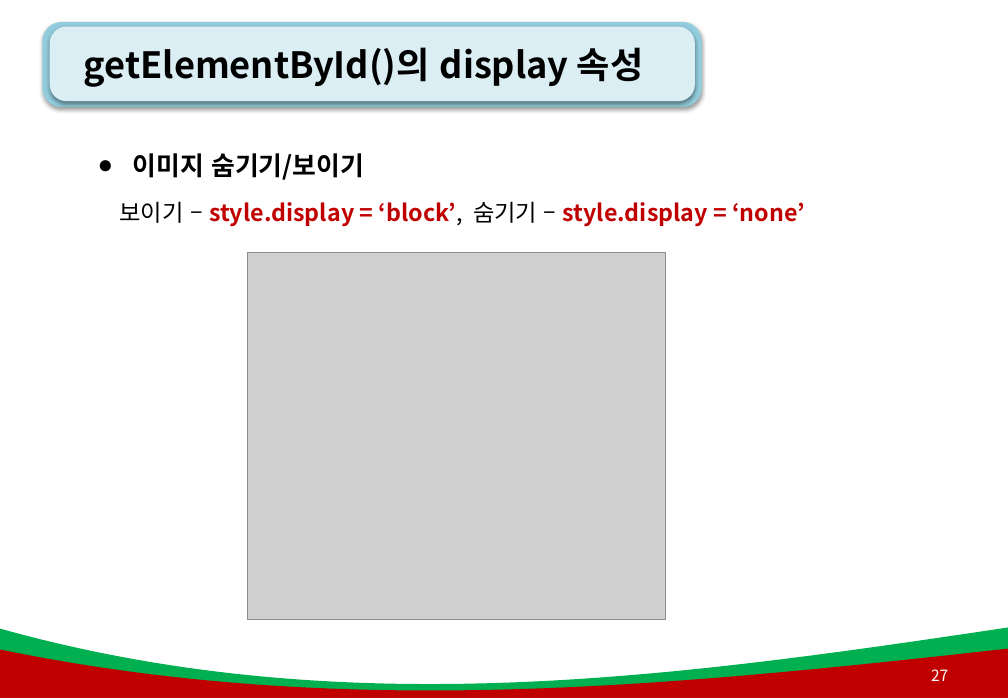
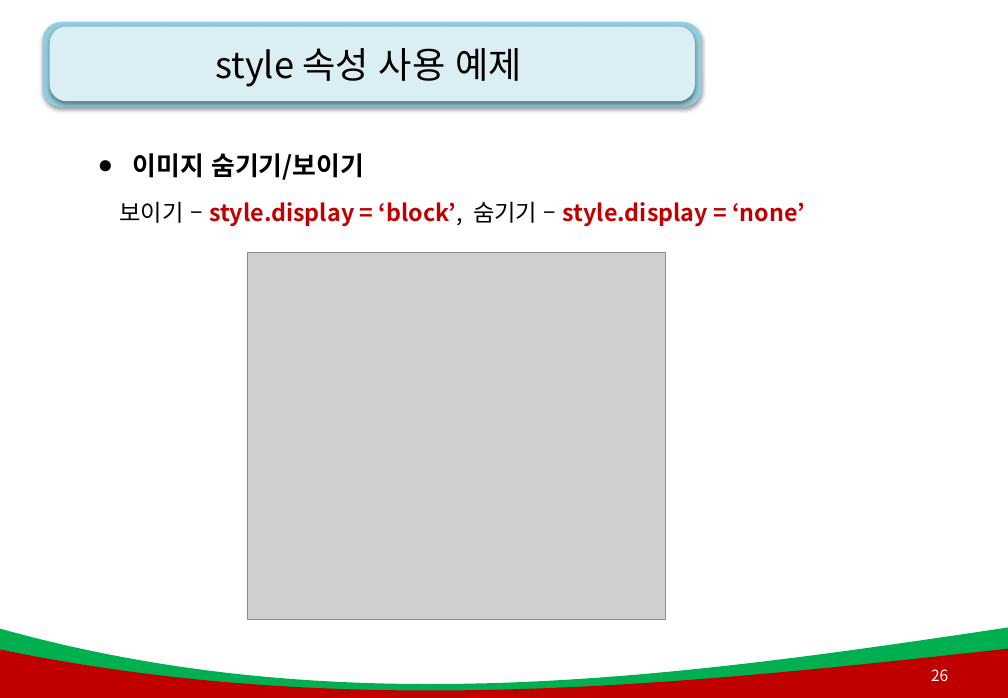
Before and after one commit to AhNyx/js_works, a slide deck: slide 26 of green_project_web/js_ppt/4강. js_함수(메서드).pptx (slide 27 before the commit). Drawn at 1008x698 pixels with LibreOffice and Linux fonts; fonts in the diff are those of the drawing; grey boxes stand for pictures; background and template pictures are left out. Boxes give left, top, right and bottom in pixels: in the first picture for what was removed or moved away, otherwise in the second. Text is boxed around its words. In the diff, an @@ line names an element or a change of style, - is before the commit and + after.

```diff
--- a/green_project_web/js_ppt/4강. js_함수(메서드).pptx
+++ b/green_project_web/js_ppt/4강. js_함수(메서드).pptx
@@ title at [215, 48, 522, 87]: text changed; bold off @@
-getElementById()의 display 속성
+style 속성 사용 예제
@@ page number at [931, 669, 948, 681]: text changed @@
-27
+26
```
Also in this commit, not shown: 9 other slides changed, 3 slides added, 31 other files.
